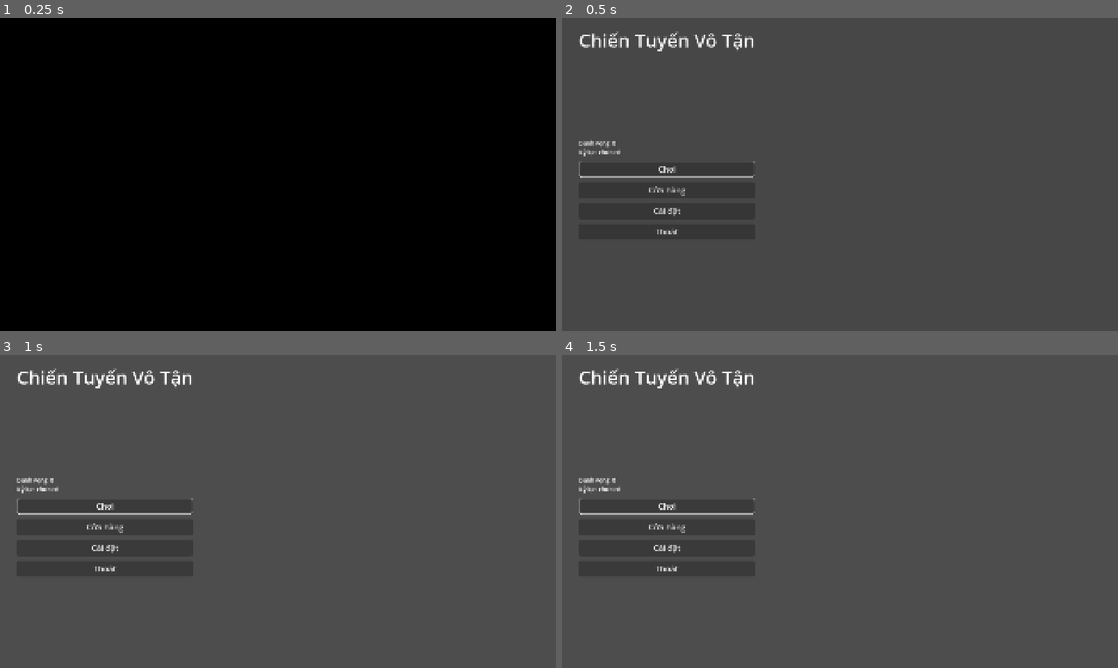
Above: before the commit, frames 1-4 (two rows, left to right).
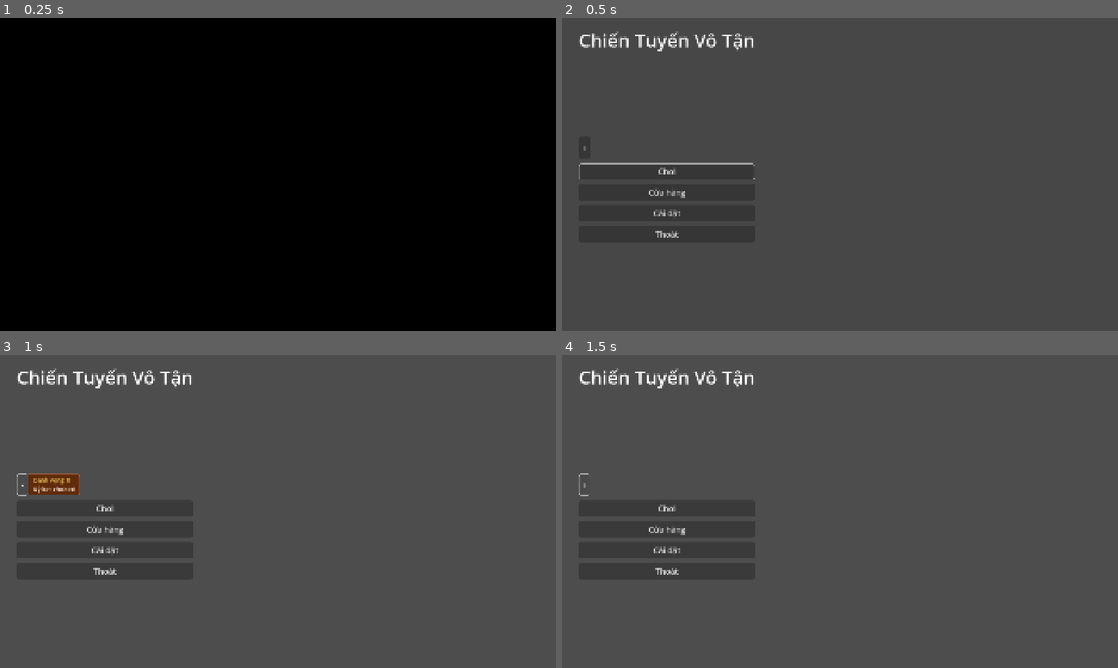
Above: after the commit, the same moments.

Repository: Rawisl/Godot_Roguelite3D_Gr8
Game: Godot game, scene res://ui/screens/boot.tscn
The game is run twice, just before and just after one commit, with the same random seed, the same clock (stepped at 60 frames per second) and the same inputs.
Inputs (mouse positions are in pixels of both pictures, inside the frame that each line leads up to):
- Up to frame 1 (0.25 s): no input
- Up to frame 2 (0.5 s): no input
- Up to frame 3 (1 s): click (22, 483) at 0.5 s, where only the run after the commit has a clickable "›"
- Up to frame 4 (1.5 s): click (584, 483) at 1.25 s, where only the run after the commit has a clickable "‹"

Frame 1 is identical in both runs. In frame 2, 0.9% of the frame differs, in the area x 3-35%, y 38-71%; in frame 3, 1.3%, in the area x 3-35%, y 37-71%; in frame 4, 0.7%.

Commit message:
[ui]: move prestige and record into a slide-out panel on MainMenu (SCR-02)

Diff:
--- a/data/locale/strings.csv
+++ b/data/locale/strings.csv
@@ -33,3 +33,4 @@
 menu.record,Kỷ lục: đợt {wave}
 menu.record_none,Kỷ lục: chưa có
 menu.paused,Tạm dừng
+menu.stats_toggle,Danh vọng và kỷ lục
--- a/ui/screens/main_menu.gd
+++ b/ui/screens/main_menu.gd
@@ -1,4 +1,9 @@
 extends MarginContainer
+
+const DRAWER_SLIDE_TIME := 0.2
+
+var _drawer_open := false
+var _drawer_tween: Tween
 
 @onready var _title: Label = %Title
 @onready var _play: Button = %Play
@@ -7,6 +12,9 @@
 @onready var _quit: Button = %Quit
 @onready var _prestige: Label = %Prestige
 @onready var _record: Label = %Record
+@onready var _drawer_clip: Control = %DrawerClip
+@onready var _meta_panel: PanelContainer = %MetaPanel
+@onready var _drawer_toggle: Button = %DrawerToggle
 
 func _ready() -> void:
 	_title.text = tr(&"menu.title")
@@ -18,11 +26,14 @@
 	_meta_shop.pressed.connect(GameState.change_state.bind(GameState.AppState.META_SHOP))
 	_settings.pressed.connect(GameState.change_state.bind(GameState.AppState.SETTINGS))
 	_quit.pressed.connect(get_tree().quit)
-	for button: Button in [_play, _meta_shop, _settings, _quit]:
+	_drawer_toggle.tooltip_text = tr(&"menu.stats_toggle")
+	_drawer_toggle.pressed.connect(_toggle_drawer)
+	for button: Button in [_play, _meta_shop, _settings, _quit, _drawer_toggle]:
 		# Hovering moves keyboard focus too, so only one button is ever highlighted.
 		button.mouse_entered.connect(button.grab_focus)
 	# TODO: read prestige_balance and max_wave_cleared from SaveManager once it loads the save.
 	_show_meta(0, 0)
+	_set_drawer(false, false)
 	_play.grab_focus()
 
 func _show_meta(prestige: int, max_wave_cleared: int) -> void:
@@ -31,3 +42,22 @@
 		_record.text = UiFormat.tr_fmt(&"menu.record", {"wave": max_wave_cleared})
 	else:
 		_record.text = tr(&"menu.record_none")
+
+func _toggle_drawer() -> void:
+	_set_drawer(not _drawer_open, true)
+	_drawer_toggle.grab_focus()
+
+func _set_drawer(open: bool, animate: bool) -> void:
+	_drawer_open = open
+	_drawer_toggle.text = "‹" if open else "›"
+	# Measured on each call so the panel fits whatever the labels currently say.
+	var panel_size := _meta_panel.get_combined_minimum_size()
+	_drawer_clip.custom_minimum_size.y = panel_size.y
+	var width := panel_size.x if open else 0.0
+	if _drawer_tween:
+		_drawer_tween.kill()
+	if not animate:
+		_drawer_clip.custom_minimum_size.x = width
+		return
+	_drawer_tween = create_tween().set_trans(Tween.TRANS_CUBIC).set_ease(Tween.EASE_OUT)
+	_drawer_tween.tween_property(_drawer_clip, "custom_minimum_size:x", width, DRAWER_SLIDE_TIME)
--- a/ui/screens/main_menu.tscn
+++ b/ui/screens/main_menu.tscn
@@ -1,6 +1,19 @@
 [gd_scene format=3 uid="uid://csat6u6lpoh24"]
 
 [ext_resource type="Script" uid="uid://co7lhvwbt2cjv" path="res://ui/screens/main_menu.gd" id="1_iacjs"]
+
+[sub_resource type="StyleBoxFlat" id="StyleBoxFlat_iacjs"]
+content_margin_left = 16.0
+content_margin_top = 8.0
+content_margin_right = 16.0
+content_margin_bottom = 8.0
+bg_color = Color(0.3764706, 0.16862746, 0.043137256, 1)
+border_width_top = 2
+border_width_right = 2
+border_width_bottom = 2
+border_color = Color(0.6, 0.36078432, 0.23921569, 1)
+corner_radius_top_right = 8
+corner_radius_bottom_right = 8
 
 [node name="MarginContainer" type="MarginContainer" unique_id=1116123521]
 texture_filter = 2
@@ -28,18 +41,49 @@
 size_flags_vertical = 3
 mouse_filter = 2
 
-[node name="Meta" type="VBoxContainer" parent="VBoxContainer" unique_id=677840464]
+[node name="Drawer" type="HBoxContainer" parent="VBoxContainer" unique_id=703337817]
+layout_mode = 2
+mouse_filter = 2
+theme_override_constants/separation = 0
+
+[node name="DrawerToggle" type="Button" parent="VBoxContainer/Drawer" unique_id=218288727]
+unique_name_in_owner = true
+custom_minimum_size = Vector2(40, 64)
+layout_mode = 2
+size_flags_horizontal = 0
+
+[node name="DrawerClip" type="Control" parent="VBoxContainer/Drawer" unique_id=954222697]
+unique_name_in_owner = true
+clip_contents = true
 layout_mode = 2
 mouse_filter = 2
 
-[node name="Prestige" type="Label" parent="VBoxContainer/Meta" unique_id=823106924]
+[node name="MetaPanel" type="PanelContainer" parent="VBoxContainer/Drawer/DrawerClip" unique_id=1536537351]
+unique_name_in_owner = true
+layout_mode = 1
+anchors_preset = 4
+anchor_top = 0.5
+anchor_bottom = 0.5
+offset_top = -30.0
+offset_right = 40.0
+offset_bottom = 30.0
+grow_vertical = 2
+theme_override_styles/panel = SubResource("StyleBoxFlat_iacjs")
+
+[node name="Meta" type="VBoxContainer" parent="VBoxContainer/Drawer/DrawerClip/MetaPanel" unique_id=677840464]
+layout_mode = 2
+mouse_filter = 2
+
+[node name="Prestige" type="Label" parent="VBoxContainer/Drawer/DrawerClip/MetaPanel/Meta" unique_id=823106924]
 unique_name_in_owner = true
 layout_mode = 2
+theme_override_colors/font_color = Color(0.9098039, 0.7607843, 0.3529412, 1)
 theme_override_font_sizes/font_size = 20
 
-[node name="Record" type="Label" parent="VBoxContainer/Meta" unique_id=1952032705]
+[node name="Record" type="Label" parent="VBoxContainer/Drawer/DrawerClip/MetaPanel/Meta" unique_id=1952032705]
 unique_name_in_owner = true
 layout_mode = 2
+theme_override_colors/font_color = Color(1, 0.91764706, 0.8352941, 1)
 theme_override_font_sizes/font_size = 20
 
 [node name="Play" type="Button" parent="VBoxContainer" unique_id=1417147528]
Binary file changed: data/locale/strings.vi.translation
